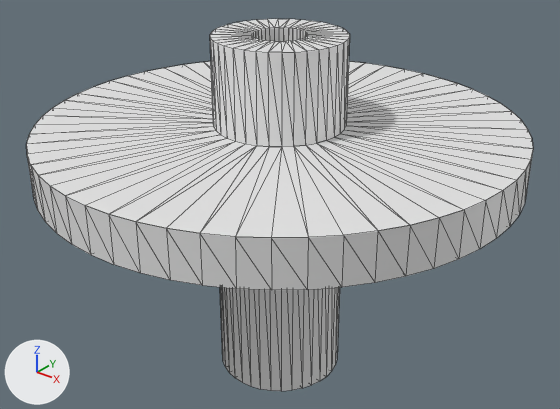
A saved change to the COLLADA model src/roboy_simulation/roboy/dae/p-zapfen_rotation.dae.
Rendered twice from a camera (50 mm lens) standing at (0.052, -0.0649, 0.03) and looking at (-0.0002, 0.0002, -0.0104). Lighting does not change. The marker at lower left points along +X, +Y and +Z. Mesh edges are drawn as thin lines.

The first picture shows 'node'.
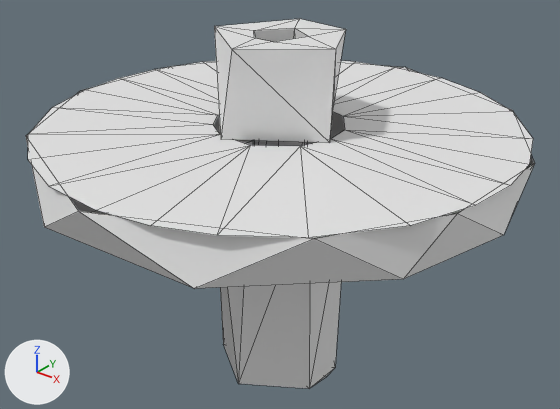
What the commit changed:
me_shape0 is used by ob_node; location (0.0, 0.0, 0.0).
me_shape0 had 434 vertices, 664 faces and spanned x -0.0275..0.0275, y -0.0275..0.0275, z -0.032..0.01.
me_shape0 now has 95 vertices, 132 faces and spans x -0.0277..0.0277, y -0.032..0.01, z -0.0286..0.0286.
me_shape0 part 1: the loose piece of 340 vertices spanning x -0.0275..0.0275, y -0.0275..0.0275, z -0.032..0.01 is rebuilt with 59 vertices and now spans x -0.0277..0.0277, y -0.032..0.01, z -0.0286..0.0286.
me_shape0 part 2: a new loose piece of 36 vertices spanning x -0.0275..0.0275, y 0.0, z -0.0275..0.0275.
Object 'node' (ob_node) turns from (0, 0, 0) to (90, 0, 0) degrees about x, y and z.

Where the change shows, as pixel boxes [x1, y1, x2, y2] in the pictures (560 x 409 px):
'node', reshaped, turned: before [26, 19, 533, 391]; after [26, 19, 535, 389]
part 1 of me_shape0, rebuilt: before [27, 19, 533, 391]; after [26, 19, 535, 389]
part 2 of me_shape0, added: after [28, 61, 533, 238]
